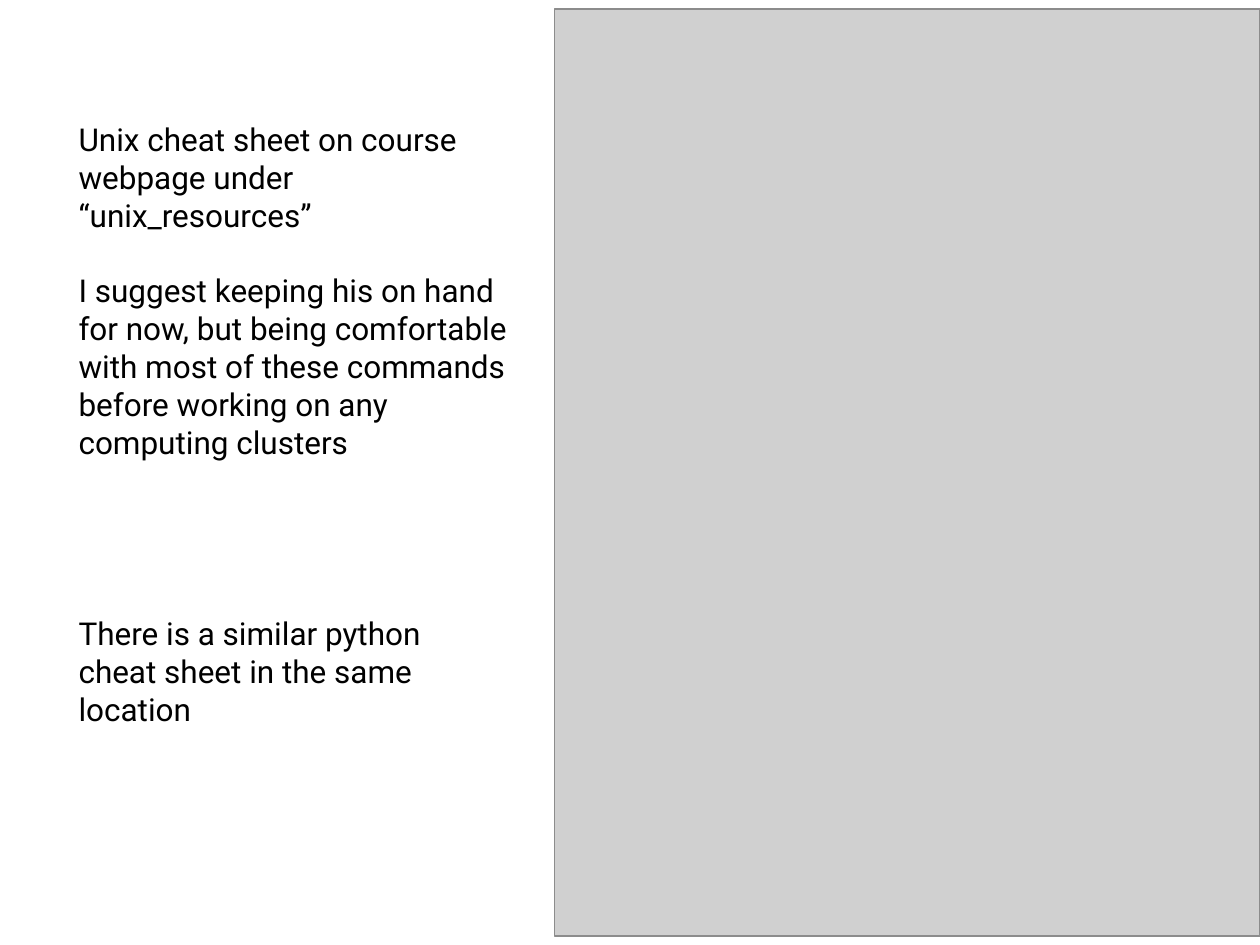
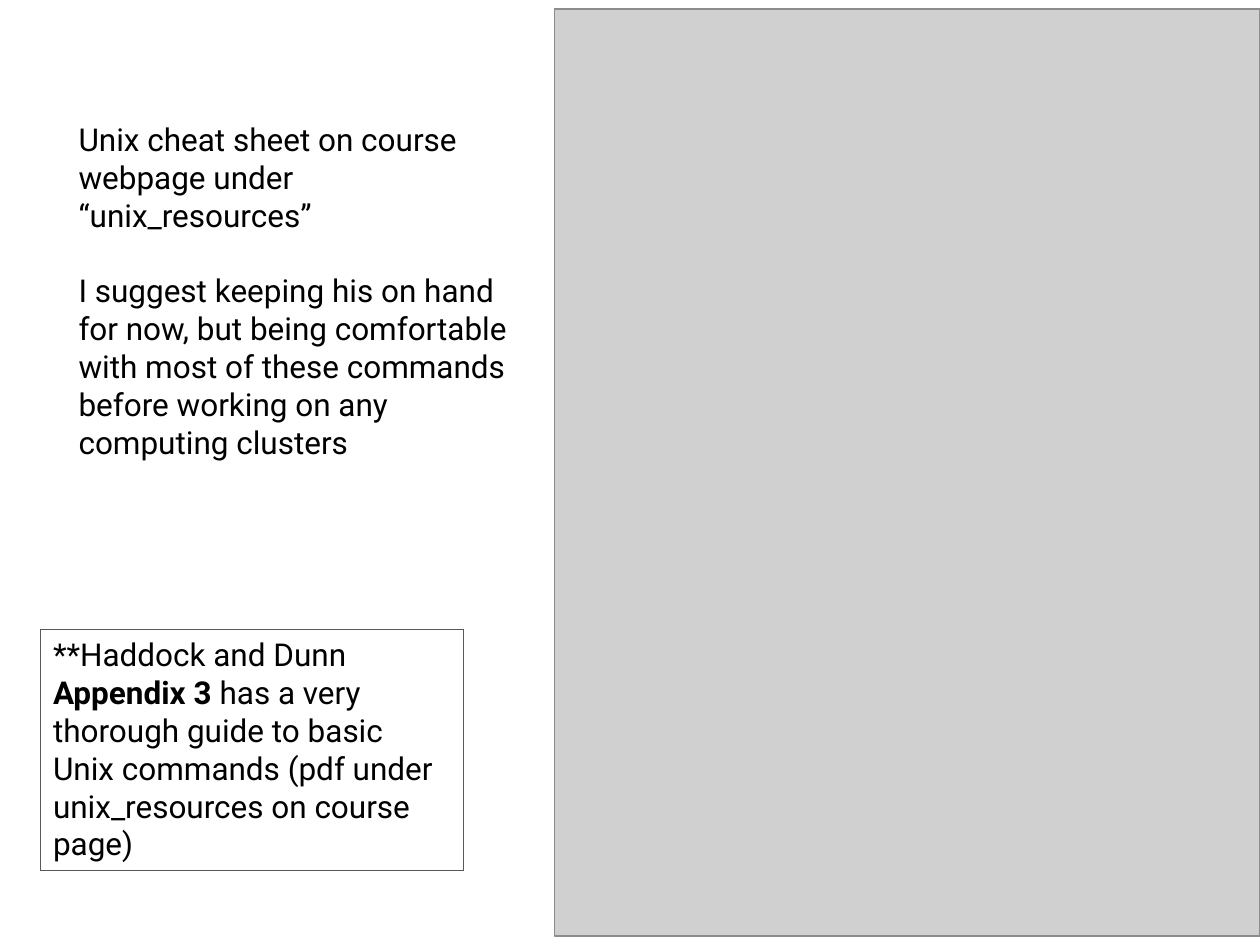
Before and after one commit to tparchman/F22_BIOL792_coursepage, a slide deck: slide 9 of week2_UnixII/week2.pptx. Drawn at 1260x945 pixels with LibreOffice and Linux fonts; fonts in the diff are those of the drawing; grey boxes stand for pictures. Boxes give left, top, right and bottom in pixels: in the first picture for what was removed or moved away, otherwise in the second. Text is boxed around its words. In the diff, an @@ line names an element or a change of style, - is before the commit and + after.

```diff
--- a/week2_UnixII/week2.pptx
+++ b/week2_UnixII/week2.pptx
@@ rectangle added at (x1=40, y1=629, x2=462, y2=871), outline #595959 0.75 pt, 18 pt, text #000000 @@
+**Haddock and Dunn Appendix 3 has a very thorough guide to basic Unix commands (pdf under unix_resources on course page)
@@ text removed at (x1=79, y1=621, x2=420, y2=722) @@
-There is a similar python cheat sheet in the same location
```
Also in this commit, not shown: 1 other slide changed, 1 other file.
